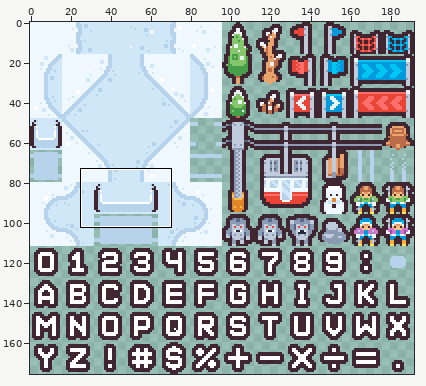
A sprite sheet gets an edit: assets/sprites/tilemap_snug.png. Above, an overview of the earlier version with the close-up marked.
Close-up. Before the commit:
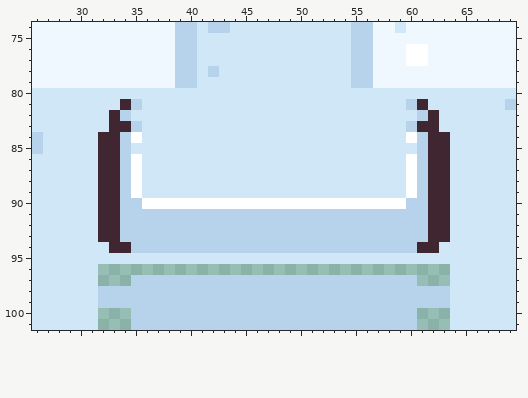
The file is 192x176 pixels. Shown: x 26..69, y 74..101.
Once edited:
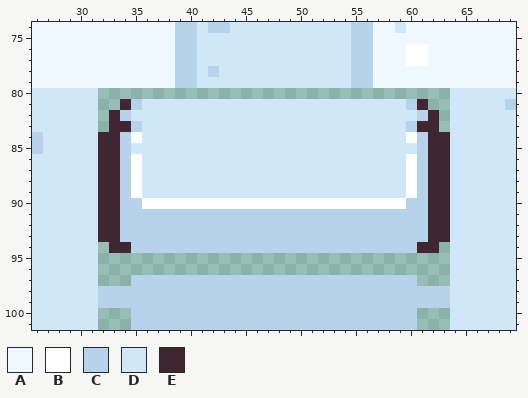
Palette (. is transparent): A #eef8fe  B #ffffff  C #b7d2eb  D #cfe7f7  E #3f2631
From old to new:
y 80: x 32..63 DDDDDDDDDDDDDDDDDDDDDDDDDDDDDDDD -> ................................
y 81: x 32..33 DD -> ..; x 62..63 DD -> ..
y 82..83: x 32 D -> .; x 63 D -> .
y 94: x 32 D -> .; x 63 D -> .
y 95: x 32..63 DDDDDDDDDDDDDDDDDDDDDDDDDDDDDDDD -> ................................
Pixel boxes of the changes (left, top, right, bottom) in both close-ups:
erased: (98, 88, 450, 132)
erased: (98, 242, 450, 264)
